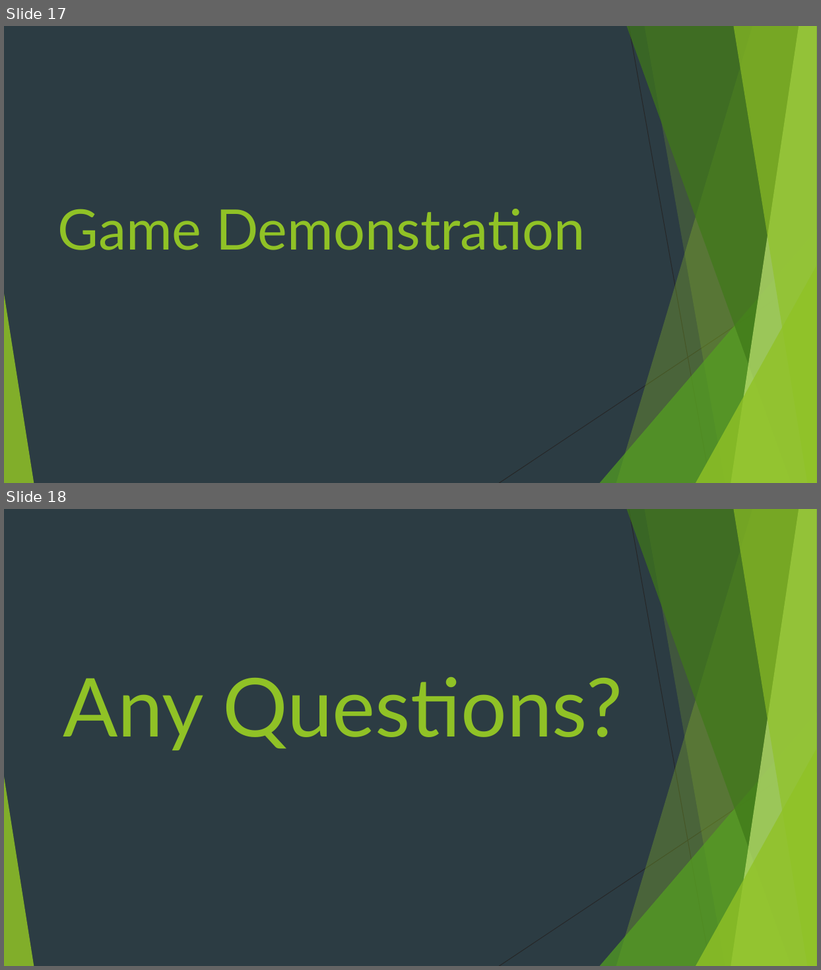
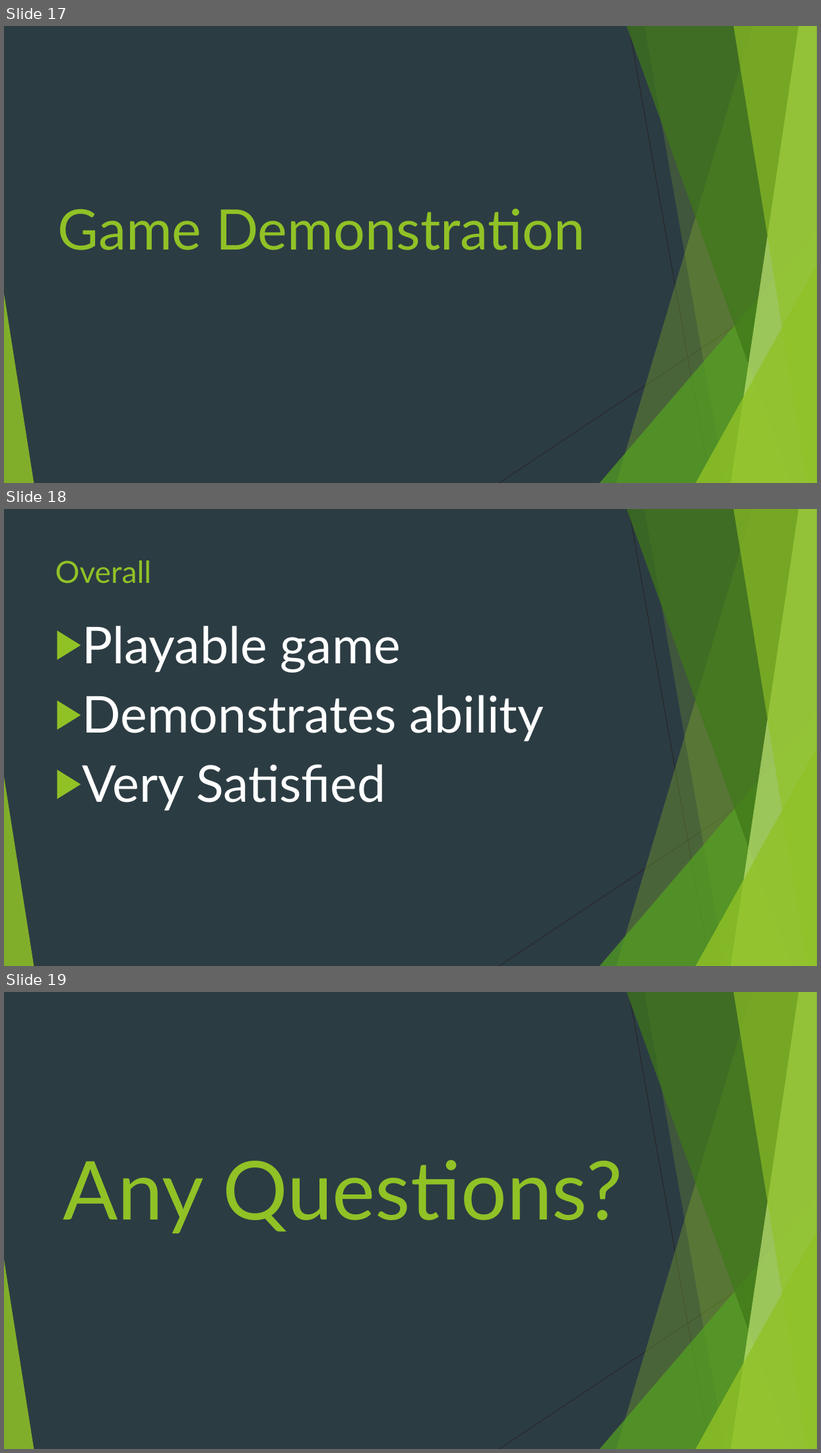
Before and after one commit to goldsteinmt/Tanks, a slide deck: FinalPresentation.pptx. Shown one above the other, each under a label of ours: slides 17 and 18 before the commit, slides 17, 18 and 19 after it. The pictures are 821x970 and 821x1453 pixels, drawn with LibreOffice and Linux fonts; fonts in the diff are those of the drawing. Boxes give left, top, right and bottom in pixels: in the first picture for what was removed or moved away, otherwise in the second. Text is boxed around its words. In the diff, an @@ line names an element or a change of style, - is before the commit and + after.

```diff
--- a/FinalPresentation.pptx
+++ b/FinalPresentation.pptx
@@ slide 18 added at <box>4,509,817,966</box>, background #2C3C43; not listed: 10 template elements that a slide beside it also shows @@
@@ title added at <box>55,560,152,584</box>, 36 pt, text #90C226 @@
+Overall
@@ text added at <box>82,626,544,811</box>, 60 pt, text #FFFFFF @@
+▶ Playable game
+▶ Demonstrates ability
+▶ Very Satisfied
@@ what was slide 18 is now slide 19 @@
```
Also in this commit, not shown: 2 slides changed, 1 other slide added, 1 slide removed.
